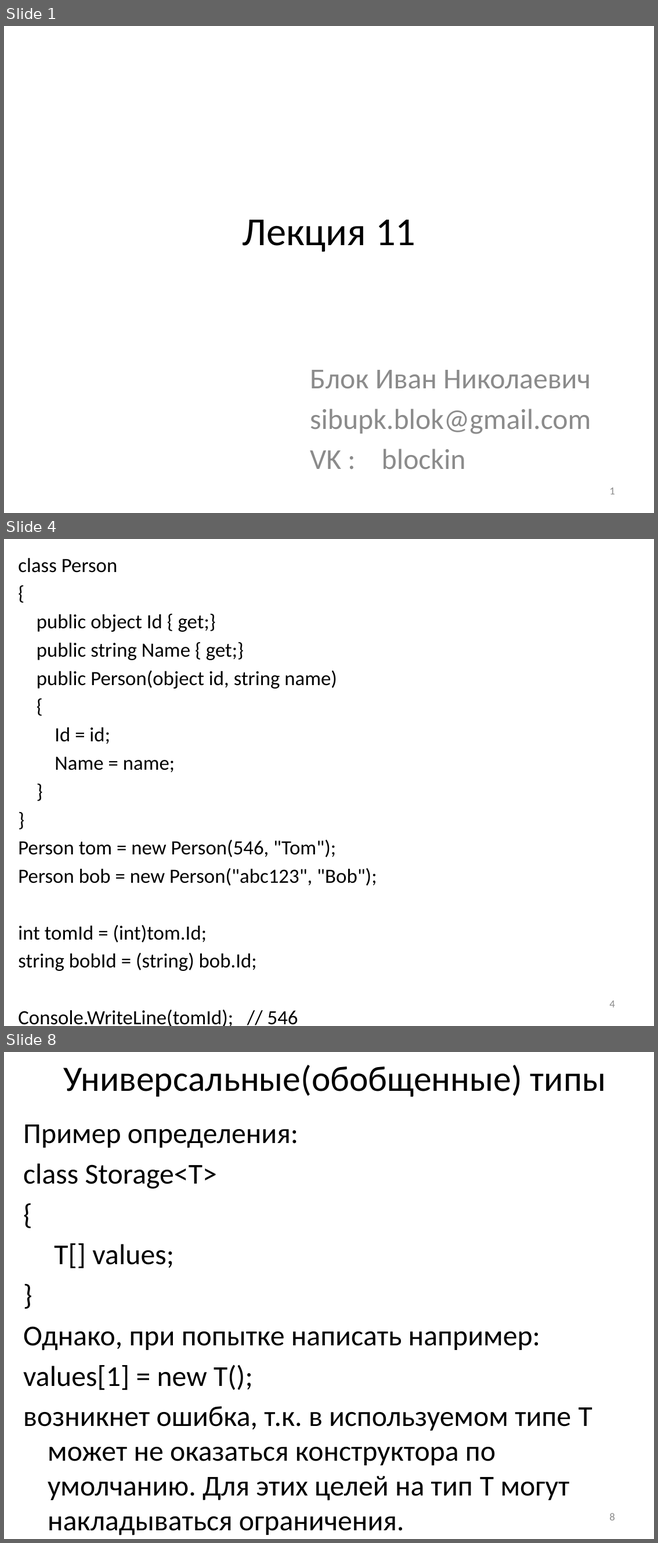
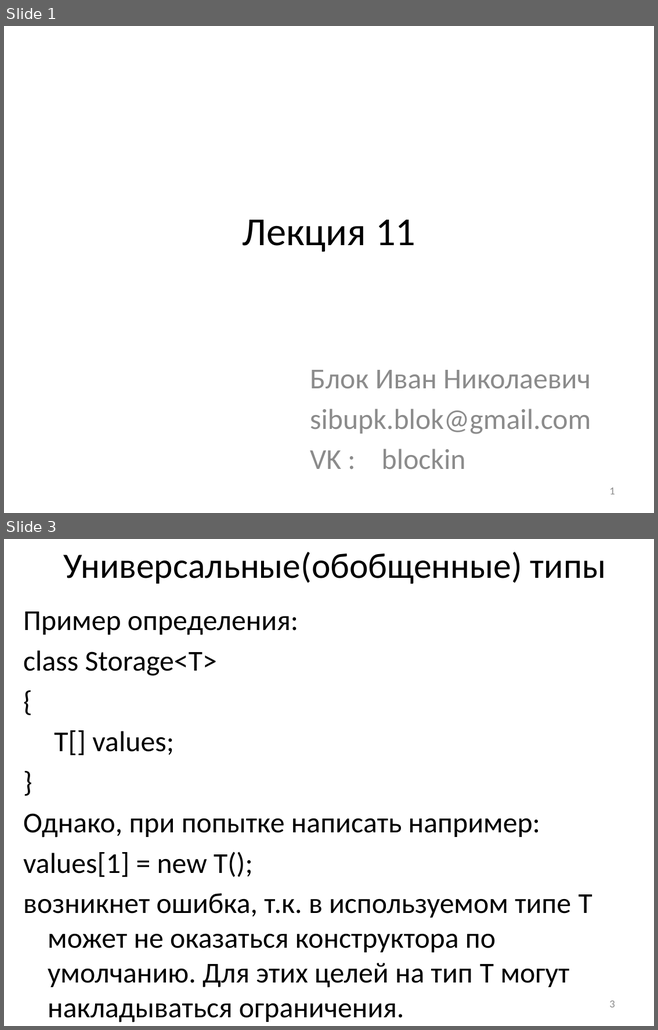
Before and after one commit to blockin90/lec_prog, a slide deck: Лекция 11 - универсальные типы, исключения.pptx. Shown one above the other, each under a label of ours: slides 1, 4 and 8 before the commit, slides 1 and 3 after it; the slides between them are not shown. The pictures are 658x1543 and 658x1030 pixels, drawn with LibreOffice and Linux fonts; fonts in the diff are those of the drawing. Boxes give left, top, right and bottom in pixels: in the first picture for what was removed or moved away, otherwise in the second. Text is boxed around its words. In the diff, an @@ line names an element or a change of style, - is before the commit and + after.

```diff
--- a/Лекция 11 - универсальные типы, исключения.pptx
+++ b/Лекция 11 - универсальные типы, исключения.pptx
@@ slide 4 removed at box(4, 539, 654, 1026), background #FFFFFF @@
@@ text removed at box(18, 558, 376, 1026) @@
-class Person
-{
-public object Id { get;}
-public string Name { get;}
-public Person(object id, string name)
-{
-Id = id;
-Name = name;
-}
-}
-Person tom = new Person(546, "Tom");
-Person bob = new Person("abc123", "Bob");
-int tomId = (int)tom.Id;
-string bobId = (string) bob.Id;
-Console.WriteLine(tomId); // 546
-Console.WriteLine(bobId); // abc123
@@ page number removed at box(609, 1001, 614, 1008) @@
-4
@@ what was slide 8 is now slide 3 @@
@@ page number at box(609, 1001, 614, 1008): text changed @@
-8
+3
```
Also in this commit, not shown: 2 slides changed, 4 other slides removed, 3 other files.
